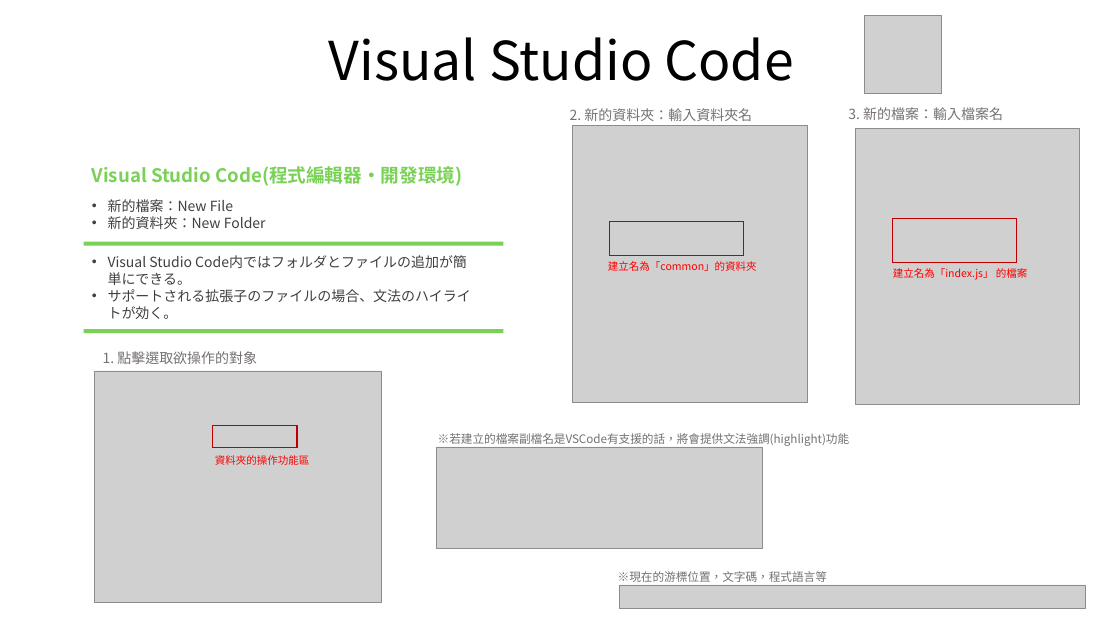
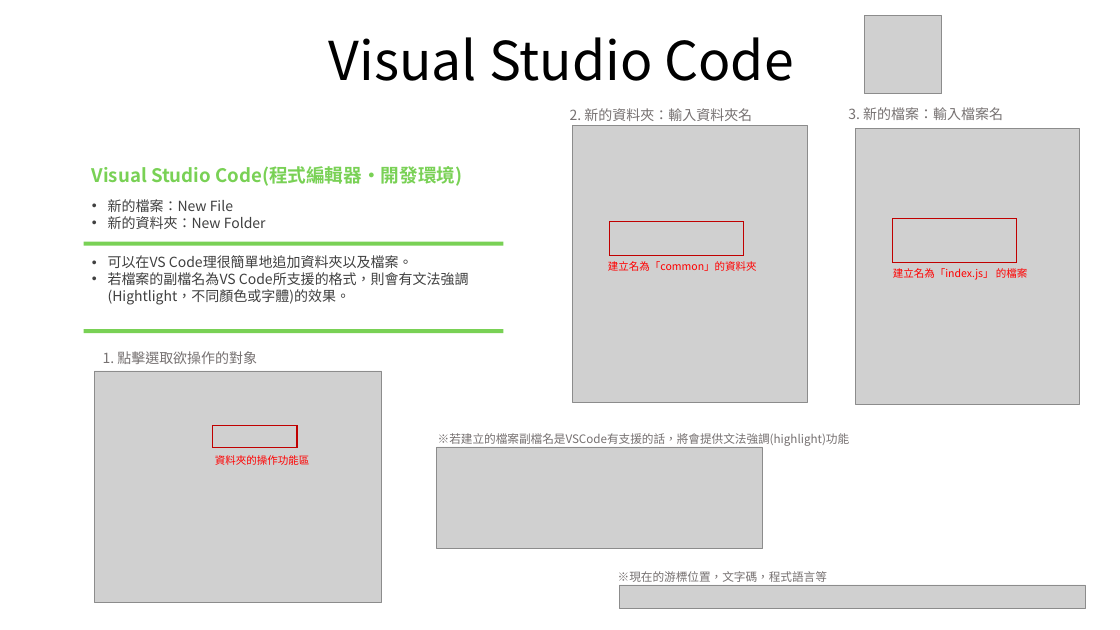
Before and after one commit to nadollin/Web-Education, a slide deck: slide 7 of Lecture 2/VSCode_ch.pptx. Drawn at 1120x630 pixels with LibreOffice and Linux fonts; fonts in the diff are those of the drawing; grey boxes stand for pictures. Boxes give left, top, right and bottom in pixels: in the first picture for what was removed or moved away, otherwise in the second. Text is boxed around its words. In the diff, an @@ line names an element or a change of style, - is before the commit and + after.

```diff
--- a/Lecture 2/VSCode_ch.pptx
+++ b/Lecture 2/VSCode_ch.pptx
@@ text at <box>108,255,469,305</box>: text changed @@
-• Visual Studio Code内ではフォルダとファイルの追加が簡単にできる。
-• サポートされる拡張子のファイルの場合、文法のハイライトが効く。
+• 可以在VS Code理很簡單地追加資料夾以及檔案。
+• 若檔案的副檔名為VS Code所支援的格式，則會有文法強調(Hightlight，不同顏色或字體)的效果。
```
Also in this commit, not shown: 1 other file.
